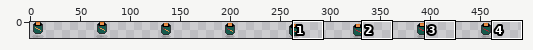
One commit to this sprite sheet: img/fuel-cell.png. The picture above shows the old version from afar; the outline marks the close-up.
Close-up. First the earlier version:
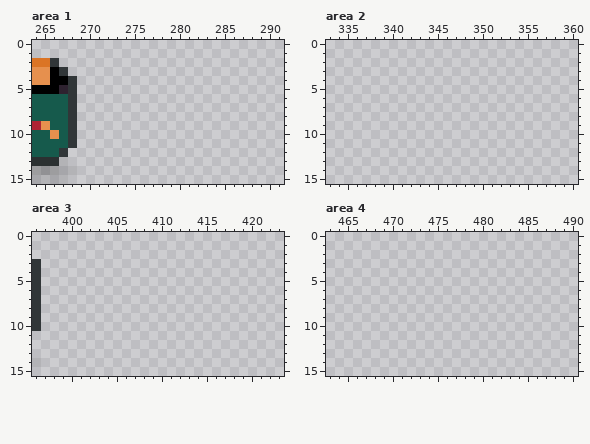
The file is 128x16 pixels. Shown: area 1: x 264..291, y 0..15; area 2: x 333..360, y 0..15; area 3: x 396..423, y 0..15; area 4: x 463..490, y 0..15. The old version is drawn lined up with the new one. The wide view leaves out empty margins. The commit also changed other parts of the picture, which this record leaves out.
New version:
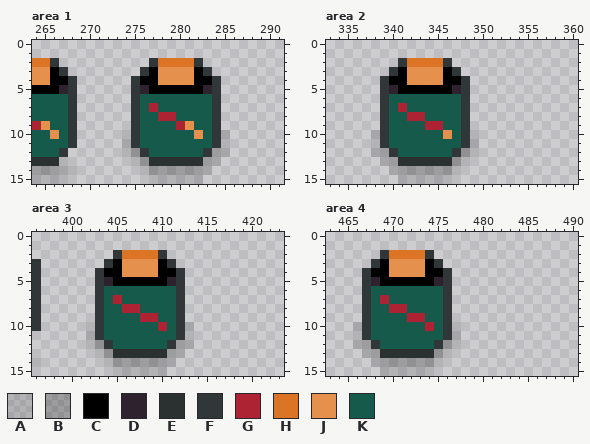
Palette (. is transparent): A #00000020  B #0000003c  C #000000  D #2e222f  E #2b3031  F #313638  G #ae2334  H #db7425  J #e6904e  K #165a4c
Changes in this commit:
canvas 128x16 -> 512x16; drawings rearranged on the sheet (the old picture shows each at its new place)
--- area 1
@@ x 272..287 @@
  1 ................
- 2 ................
- 3 ................
- 4 ................
- 5 ................
- 6 ................
- 7 ................
- 8 ................
- 9 ................
-10 ................
-11 ................
-12 ................
-13 ................
-14 ................
-15 ................
+ 2 .....FHHHHF.....
+ 3 ....FCJJJJCF....
+ 4 ...FCCJJJJCCF...
+ 5 ...FDCCCCCCDF...
+ 6 ...FKKKKKKKKF...
+ 7 ...FKGKKKKKKF...
+ 8 ...FKKGGKKKKF...
+ 9 ...FKKKKGJKKF...
+10 ..AFKKKKKKJKFA..
+11 ..AFKKKKKKKKFA..
+12 ..ABFKKKKKKFBA..
+13 ...ABEEEEEEBA...
+14 ....ABBBBBBA....
+15 .....AAAAAA.....
--- area 2
@@ x 336..351 @@
  1 ................
- 2 ................
- 3 ................
- 4 ................
- 5 ................
- 6 ................
- 7 ................
- 8 ................
- 9 ................
-10 ................
-11 ................
-12 ................
-13 ................
-14 ................
-15 ................
+ 2 .....FHHHHF.....
+ 3 ....FCJJJJCF....
+ 4 ...FCCJJJJCCF...
+ 5 ...FDCCCCCCDF...
+ 6 ...FKKKKKKKKF...
+ 7 ...FKGKKKKKKF...
+ 8 ...FKKGGKKKKF...
+ 9 ...FKKKKGGKKF...
+10 ..AFKKKKKKJKFA..
+11 ..AFKKKKKKKKFA..
+12 ..ABFKKKKKKFBA..
+13 ...ABEEEEEEBA...
+14 ....ABBBBBBA....
+15 .....AAAAAA.....
--- area 3
@@ x 400..415 @@
  1 ................
- 2 ................
- 3 ................
- 4 ................
- 5 ................
- 6 ................
- 7 ................
- 8 ................
- 9 ................
-10 ................
-11 ................
-12 ................
-13 ................
-14 ................
-15 ................
+ 2 .....FHHHHF.....
+ 3 ....FCJJJJCF....
+ 4 ...FCCJJJJCCF...
+ 5 ...FDCCCCCCDF...
+ 6 ...FKKKKKKKKF...
+ 7 ...FKGKKKKKKF...
+ 8 ...FKKGGKKKKF...
+ 9 ...FKKKKGGKKF...
+10 ..AFKKKKKKGKFA..
+11 ..AFKKKKKKKKFA..
+12 ..ABFKKKKKKFBA..
+13 ...ABEEEEEEBA...
+14 ....ABBBBBBA....
+15 .....AAAAAA.....
--- area 4
@@ x 464..479 @@
  1 ................
- 2 ................
- 3 ................
- 4 ................
- 5 ................
- 6 ................
- 7 ................
- 8 ................
- 9 ................
-10 ................
-11 ................
-12 ................
-13 ................
-14 ................
-15 ................
+ 2 .....FHHHHF.....
+ 3 ....FCJJJJCF....
+ 4 ...FCCJJJJCCF...
+ 5 ...FDCCCCCCDF...
+ 6 ...FKKKKKKKKF...
+ 7 ...FKGKKKKKKF...
+ 8 ...FKKGGKKKKF...
+ 9 ...FKKKKGGKKF...
+10 ..AFKKKKKKGKFA..
+11 ..AFKKKKKKKKFA..
+12 ..ABFKKKKKKFBA..
+13 ...ABEEEEEEBA...
+14 ....ABBBBBBA....
+15 .....AAAAAA.....
Where, in picture pixels (left, top, right, bottom), the same in both close-ups:
added: (122, 58, 230, 184)
added: (371, 58, 479, 184)
added: (86, 250, 194, 376)
added: (353, 250, 461, 376)
